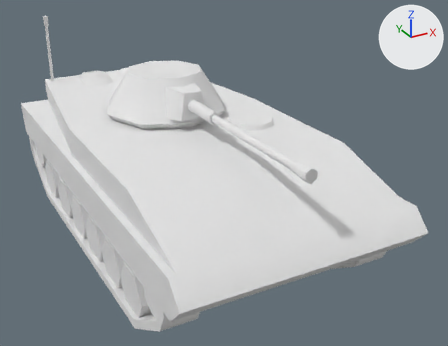
A saved change to the FBX model UnityTeam131Game/Assets/Team131Game/131TestScene/Models/MilitaryVehicle4.fbx.
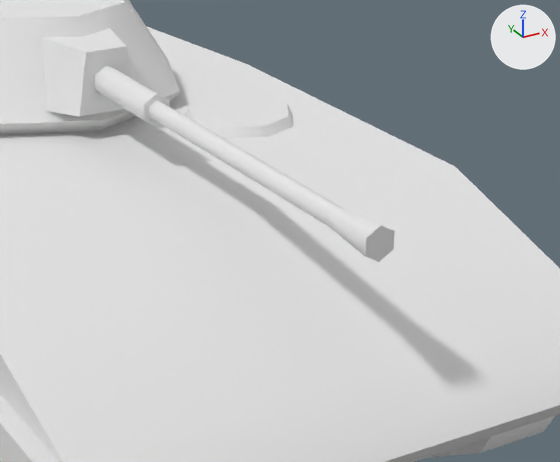
Old and new are each drawn whole from a 50 mm lens placed at (-4.12, -9.28, 5.47), pointed at (0.56, -0.77, 1.21) and again close up on the part from 33% to 87% of the width and 21% to 78% of the height. Every picture has the same lights, and +X, +Y and +Z are marked at upper right. Where no turn or scale is listed for an object, it has been applied to the vertices. Vertices at the same position are counted once.

The older version as bpy lines, for what is in view:
```python
me_cube_003 = bpy.data.meshes.new('Cube.003')
me_cube_003.from_pydata(...)  # 392 vertices, 257 faces; spans x -1.86..1.86, y -4.15..3.7, z 0.0..3.39
me_cube_003.materials.append(mat_m_russianvehicle4)  # its picture is missing
me_cylinder_001 = bpy.data.meshes.new('Cylinder.001')
me_cylinder_001.from_pydata(...)  # 64 vertices, 47 faces; spans x -1.07..1.07, y -4.24..1.06, z -0.51..0.31
me_cylinder_001.materials.append(mat_m_russianvehicle4)  # its picture is missing
# before: 34 (0.0, -1.83, -0.15) at pixel (156, 125), 35 (0.0, -1.06, -0.15), 36 (0.09, -1.83, -0.09), 37 (0.09, -1.06, -0.09), 38 (0.09, -1.83, 0.02) at pixel (169, 99)
# before: 39 (0.09, -1.06, 0.02), 40 (0.0, -1.83, 0.07) at pixel (156, 93), 41 (0.0, -1.06, 0.07), 42 (-0.09, -1.83, 0.02) at pixel (143, 104), 43 (-0.09, -1.06, 0.02)
# before: 44 (-0.09, -1.83, -0.09) at pixel (143, 120), 45 (-0.09, -1.06, -0.09), 46 (0.0, -1.83, -0.1) at pixel (156, 119), 47 (0.06, -1.83, -0.07), 48 (0.06, -1.83, 0.0) at pixel (164, 103)
# before: 49 (0.0, -1.83, 0.03) at pixel (156, 100), 50 (-0.06, -1.83, 0.0) at pixel (148, 106), 51 (-0.06, -1.83, -0.07) at pixel (148, 116), 52 (0.0, -3.86, -0.1), 53 (0.06, -3.86, -0.07)
# before: 54 (0.06, -3.86, 0.0) at pixel (346, 210), 55 (0.0, -3.86, 0.03) at pixel (337, 206), 56 (-0.06, -3.86, 0.0) at pixel (328, 214), 57 (-0.06, -3.86, -0.07) at pixel (327, 225)
ob_russianvehicle4 = bpy.data.objects.new('RussianVehicle4', me_cube_003)
ob_russianvehicle4.location = (0.0, 0.0, 0.0)
ob_russianvehicle4gun = bpy.data.objects.new('RussianVehicle4Gun', me_cylinder_001)
ob_russianvehicle4gun.location = (0.0, 0.322, 2.531)
```
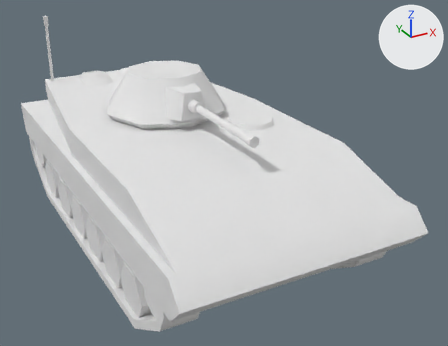
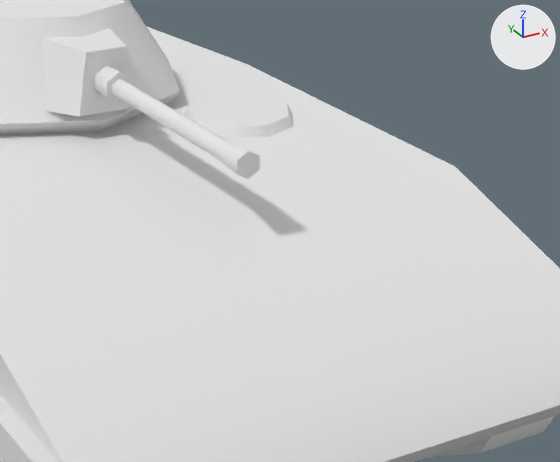
Commit message: New Model...
Military vehicle 6 added.

What differs and where, as boxes [x1, y1, x2, y2] in the close-ups (560 x 462 px; the box of a moved part takes in the faces that stretch with it):
'RussianVehicle4Gun', reshaped
    before: [0, 0, 395, 262]
    after: [0, 0, 260, 179]
part 1 of me_cylinder_001, moved or reshaped
    before: [94, 65, 395, 262]
    after: [94, 65, 260, 179]

The change, as a diff of the scene's bpy script:
```diff
--- a/UnityTeam131Game/Assets/Team131Game/131TestScene/Models/MilitaryVehicle4.fbx.py
+++ b/UnityTeam131Game/Assets/Team131Game/131TestScene/Models/MilitaryVehicle4.fbx.py
@@ me_cylinder_001 @@
 me_cylinder_001.from_pydata(...)  # 64 vertices, 47 faces; spans x -1.07..1.07, y -4.24..1.06, z -0.51..0.31
 # used by ob_russianvehicle4gun; location = (0.0, 0.322, 2.531)
-me_cylinder_001.vertices[58].co = (0.0, -4.24, -0.14)  # pixel (378, 262)
-me_cylinder_001.vertices[59].co = (0.09, -4.24, -0.09)  # pixel (393, 249)
-me_cylinder_001.vertices[60].co = (0.09, -4.24, 0.01)  # pixel (394, 231)
-me_cylinder_001.vertices[61].co = (0.0, -4.24, 0.06)  # pixel (381, 225)
-me_cylinder_001.vertices[62].co = (-0.09, -4.24, 0.01)  # pixel (366, 237)
-me_cylinder_001.vertices[63].co = (-0.09, -4.24, -0.09)  # pixel (365, 256)
+# me_cylinder_001 part 1
+for i in [34, 36, 38, 40, 42, 44, *range(46, 52)]: me_cylinder_001.vertices[i].co += Vector((0.0, 0.53, 0.0))
+for i in [35, 37, 39, 41, 43, 45]: me_cylinder_001.vertices[i].co += Vector((0.0, 0.32, 0.0))
+for i in [*range(52, 58)]: me_cylinder_001.vertices[i].co += Vector((0.0, 1.18, 0.0))
+me_cylinder_001.vertices[58].co = (0.0, -2.96, -0.12)  # pixel (248, 179)
+me_cylinder_001.vertices[59].co = (0.08, -2.96, -0.08)  # pixel (259, 169)
+me_cylinder_001.vertices[60].co = (0.08, -2.96, 0.01)  # pixel (259, 155)
+me_cylinder_001.vertices[61].co = (0.0, -2.96, 0.05)  # pixel (248, 150)
+me_cylinder_001.vertices[62].co = (-0.08, -2.96, 0.01)  # pixel (237, 160)
+me_cylinder_001.vertices[63].co = (-0.08, -2.96, -0.08)  # pixel (237, 174)
 me_cylinder_001.materials.append(mat_m_russianvehicle4)
```
